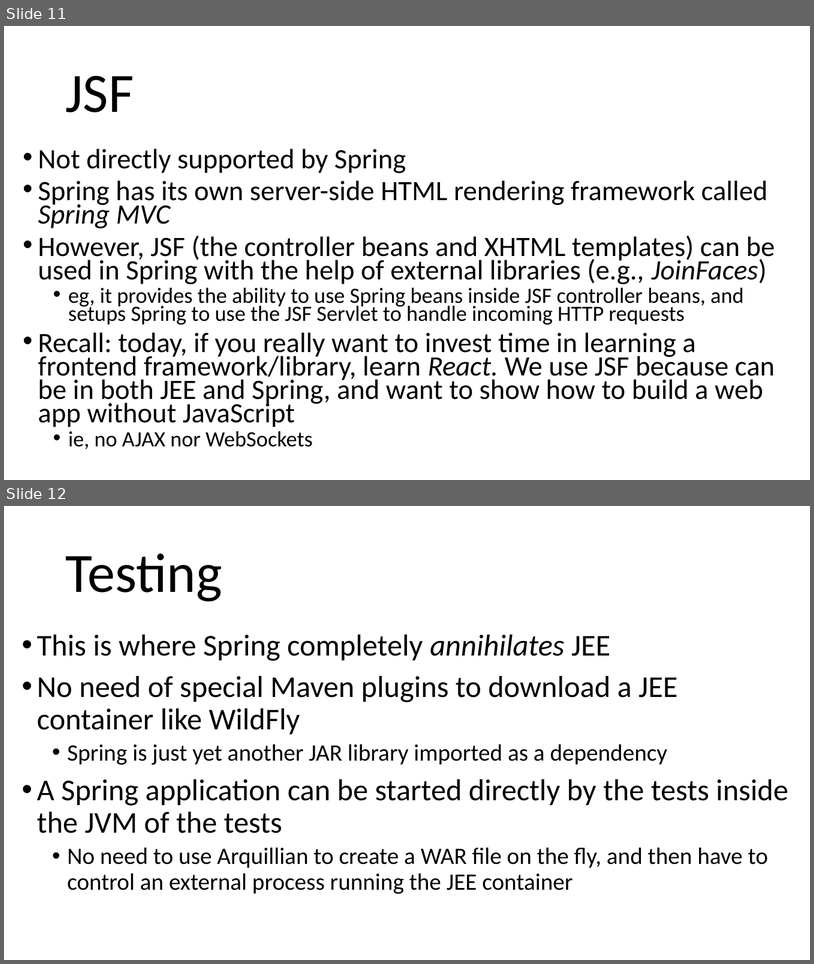
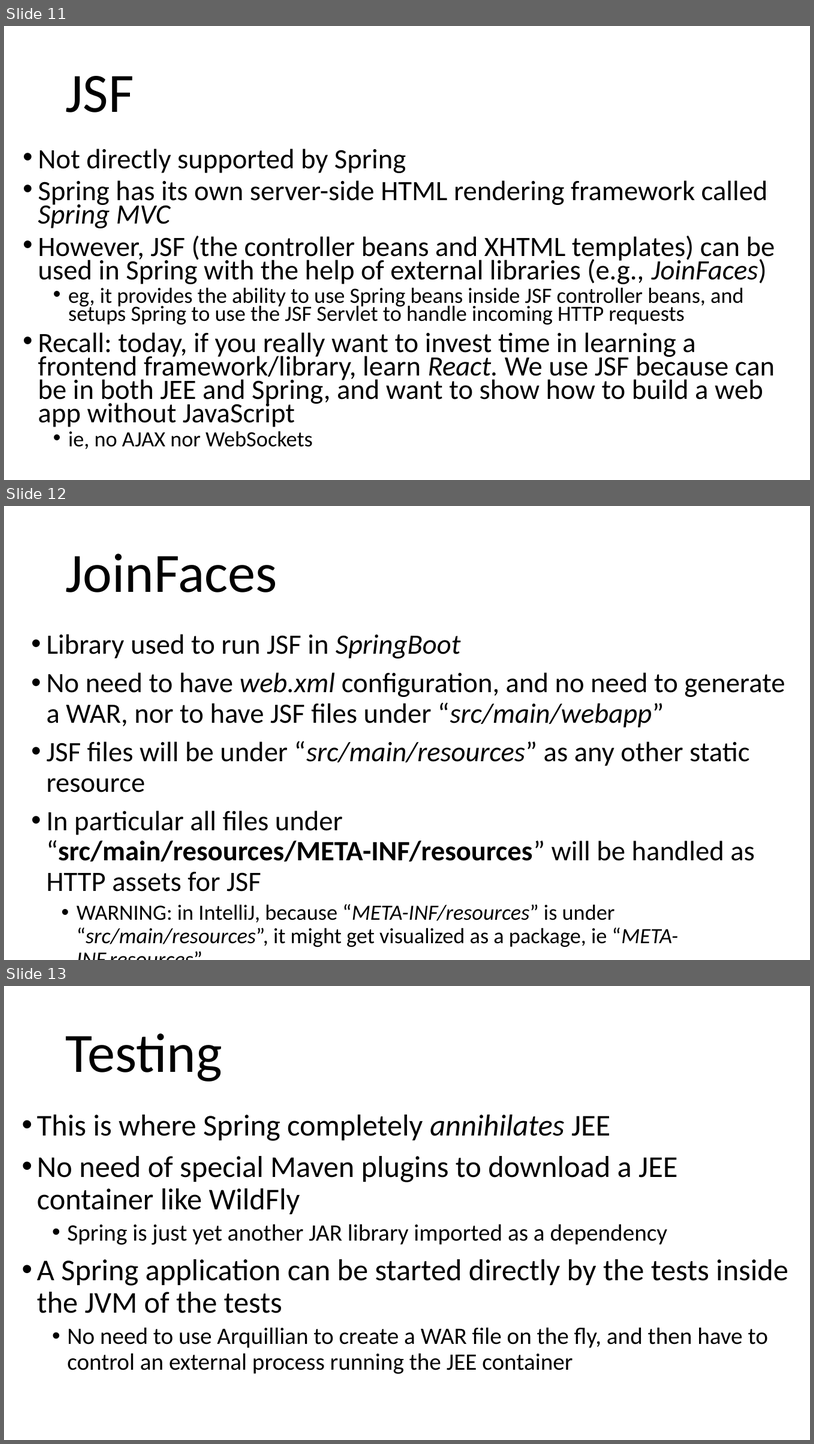
Before and after one commit to arcuri82/testing_security_development_enterprise_systems, a slide deck: doc/intro/slides/lesson_08_spring.pptx. Shown one above the other, each under a label of ours: slides 11 and 12 before the commit, slides 11, 12 and 13 after it. The pictures are 814x964 and 814x1444 pixels, drawn with LibreOffice and Linux fonts; fonts in the diff are those of the drawing. Boxes give left, top, right and bottom in pixels: in the first picture for what was removed or moved away, otherwise in the second. Text is boxed around its words. In the diff, an @@ line names an element or a change of style, - is before the commit and + after.

Commit message:
Clarification on JoinFaces

```diff
--- a/doc/intro/slides/lesson_08_spring.pptx
+++ b/doc/intro/slides/lesson_08_spring.pptx
@@ slide 12 added at box(4, 506, 810, 960), background #FFFFFF @@
@@ title added at box(65, 553, 277, 592), 66 pt, text #000000 @@
+JoinFaces
@@ text added at box(47, 634, 785, 947), 33.3 pt, text #000000 @@
+• Library used to run JSF in SpringBoot
+• No need to have web.xml configuration, and no need to generate a WAR, nor to have JSF files under “src/main/webapp”
+• JSF files will be under “src/main/resources” as any other static resource
+• In particular all files under “src/main/resources/META-INF/resources” will be handled as HTTP assets for JSF
+  • WARNING: in IntelliJ, because “META-INF/resources” is under “src/main/resources”, it might get visualized as a package, ie “META-INF.resources”
@@ what was slide 12 is now slide 13 @@
```
Also in this commit, not shown: 1 other file.
